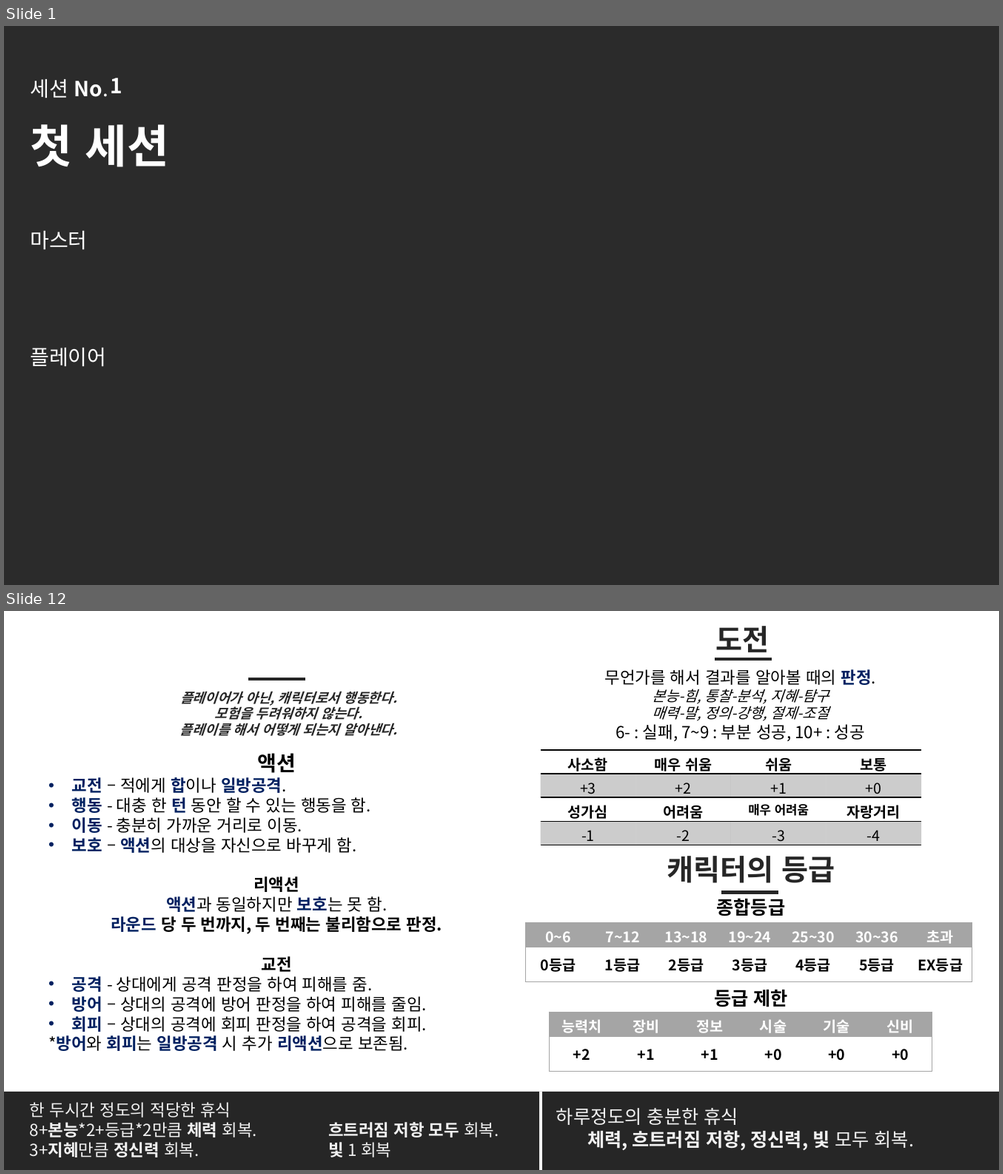
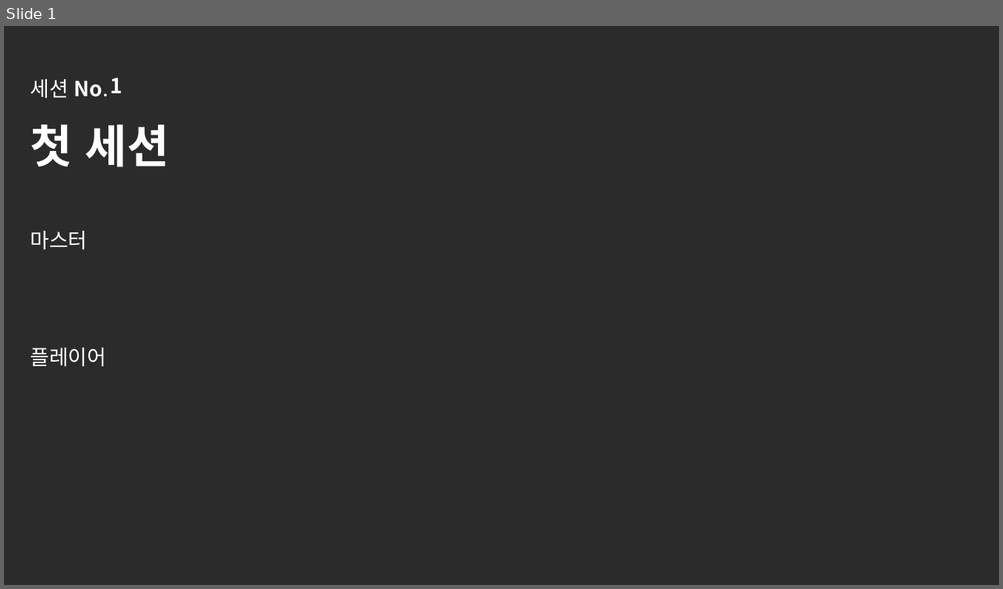
Before and after one commit to helloing0119/lobotomytrpg, a slide deck: 롭티알_진행.pptx. Shown one above the other, each under a label of ours: slides 1 and 12 before the commit, slide 1 after it; the slides between them are not shown. The pictures are 1003x1174 and 1003x589 pixels, drawn with LibreOffice and Linux fonts; fonts in the diff are those of the drawing; background and template pictures are left out; a plain dark background stands for a picture behind light text. Boxes give left, top, right and bottom in pixels: in the first picture for what was removed or moved away, otherwise in the second. Text is boxed around its words. In the diff, an @@ line names an element or a change of style, - is before the commit and + after.

```diff
--- a/롭티알_진행.pptx
+++ b/롭티알_진행.pptx
@@ slide 12 removed at bbox=[4, 611, 999, 1170], background #FFFFFF @@
@@ text removed at bbox=[716, 626, 769, 658] @@
-도전
@@ text removed at bbox=[605, 669, 876, 741] @@
-무언가를 해서 결과를 알아볼 때의 판정.
-본능-힘, 통찰-분석, 지혜-탐구
-매력-말, 정의-강행, 절제-조절
-6- : 실패, 7~9 : 부분 성공, 10+ : 성공
@@ line removed from (714, 659) to (771, 659) @@
@@ text removed at bbox=[180, 691, 398, 736] @@
-플레이어가 아닌, 캐릭터로서 행동한다.
-모험을 두려워하지 않는다.
-플레이를 해서 어떻게 되는지 알아낸다.
@@ line removed from (248, 680) to (305, 680) @@
@@ text removed at bbox=[48, 753, 443, 1051] @@
-액션
-• 교전 – 적에게 합이나 일방공격.
-• 행동 - 대충 한 턴 동안 할 수 있는 행동을 함.
-• 이동 - 충분히 가까운 거리로 이동.
-• 보호 – 액션의 대상을 자신으로 바꾸게 함.
-리액션
-액션과 동일하지만 보호는 못 함.
-라운드 당 두 번까지, 두 번째는 불리함으로 판정.
-교전
-• 공격 - 상대에게 공격 판정을 하여 피해를 줌.
-• 방어 – 상대의 공격에 방어 판정을 하여 피해를 줄임.
-• 회피 – 상대의 공격에 회피 판정을 하여 공격을 회피.
-*방어와 회피는 일방공격 시 추가 리액션으로 보존됨.
@@ table removed at bbox=[540, 750, 922, 800], 2 rows, 4 columns @@
-사소함 | 매우 쉬움 | 쉬움 | 보통
-+3 | +2 | +1 | +0
@@ table removed at bbox=[540, 797, 922, 849], 2 rows, 4 columns @@
-성가심 | 어려움 | 매우 어려움 | 자랑거리
--1 | -2 | -3 | -4
@@ text removed at bbox=[666, 856, 834, 883] @@
-캐릭터의 등급
@@ text removed at bbox=[717, 898, 785, 917] @@
-종합등급
@@ line removed from (721, 893) to (778, 893) @@
@@ table removed at bbox=[526, 922, 972, 982], 2 rows, 7 columns @@
-0~6 | 7~12 | 13~18 | 19~24 | 25~30 | 30~36 | 초과
-0등급 | 1등급 | 2등급 | 3등급 | 4등급 | 5등급 | EX등급
@@ text removed at bbox=[714, 990, 788, 1008] @@
-등급 제한
@@ table removed at bbox=[549, 1012, 931, 1072], 2 rows, 6 columns @@
-능력치 | 장비 | 정보 | 시술 | 기술 | 신비
-+2 | +1 | +1 | +0 | +0 | +0
@@ rectangle removed at bbox=[4, 1092, 999, 1170] @@
@@ line removed from (540, 1092) to (540, 1170) @@
@@ text removed at bbox=[30, 1102, 498, 1158] @@
-한 두시간 정도의 적당한 휴식
-8+본능*2+등급*2만큼 체력 회복. 흐트러짐 저항 모두 회복.
-3+지혜만큼 정신력 회복. 빛 1 회복
@@ text removed at bbox=[556, 1108, 913, 1150] @@
-하루정도의 충분한 휴식
-체력, 흐트러짐 저항, 정신력, 빛 모두 회복.
```
Also in this commit, not shown: 2 slides added, 1 other slide removed, 28 other files.
